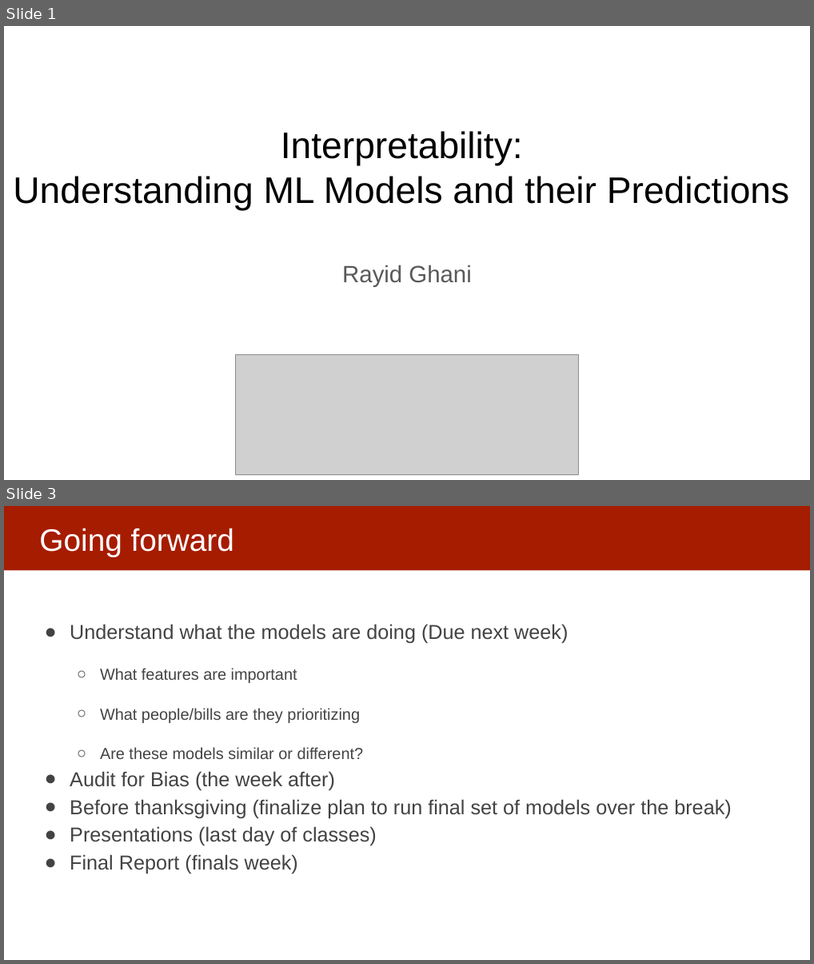
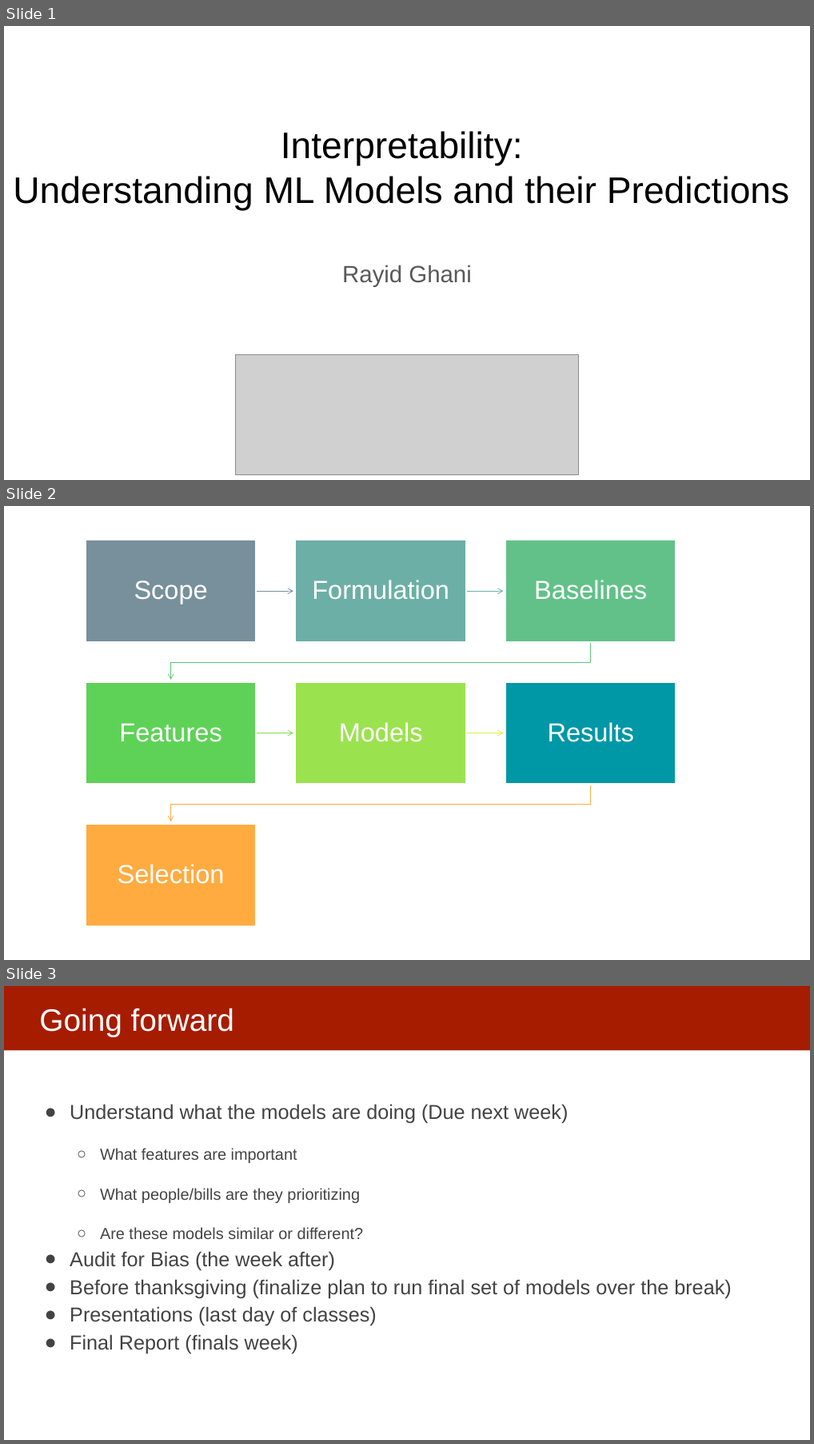
Before and after one commit to dssg/mlforpublicpolicylab, a slide deck: Lectures/16-interpretability-part-1.pptx. Shown one above the other, each under a label of ours: slides 1 and 3 before the commit, slides 1, 2 and 3 after it; the slides between them are not shown. The pictures are 814x964 and 814x1444 pixels, drawn with LibreOffice and Linux fonts; fonts in the diff are those of the drawing; grey boxes stand for pictures. Boxes give left, top, right and bottom in pixels: in the first picture for what was removed or moved away, otherwise in the second. Text is boxed around its words. In the diff, an @@ line names an element or a change of style, - is before the commit and + after.

```diff
--- a/Lectures/16-interpretability-part-1.pptx
+++ b/Lectures/16-interpretability-part-1.pptx
@@ slide 2 added at box(4, 506, 810, 960), background #FFFFFF @@
@@ group added at box(86, 540, 676, 926): 7 rectangles, 7 texts, 6 freeform shapes @@
+Scope
+Formulation
+Baselines
+Features
+Models
+Results
+Selection
```
Also in this commit, not shown: 1 other slide added, 1 slide removed.
